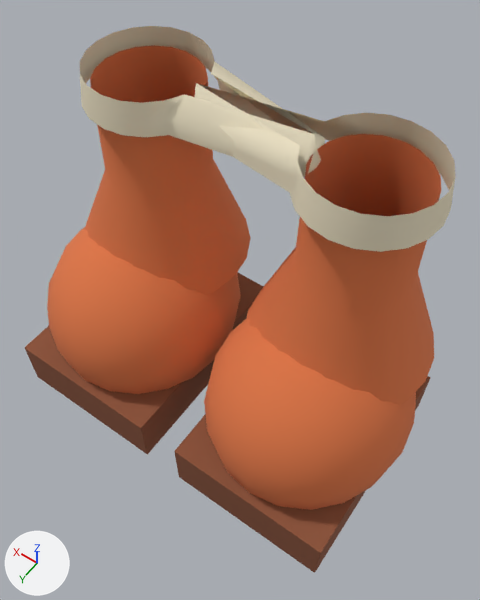
The glTF model public/assets/island/characters/wear/x2_shoes_snow_cleat.glb, before and after one commit.
One viewpoint serves both versions: a camera (50 mm lens) standing at (-0.365, 0.537, 1.012) and looking at (-0.021, 0.055, 0.255). Arrows for +X, +Y and +Z are at lower left; the lights stay in place. The first picture is the older version.

Names of what the first picture shows: 'BakedF1'.
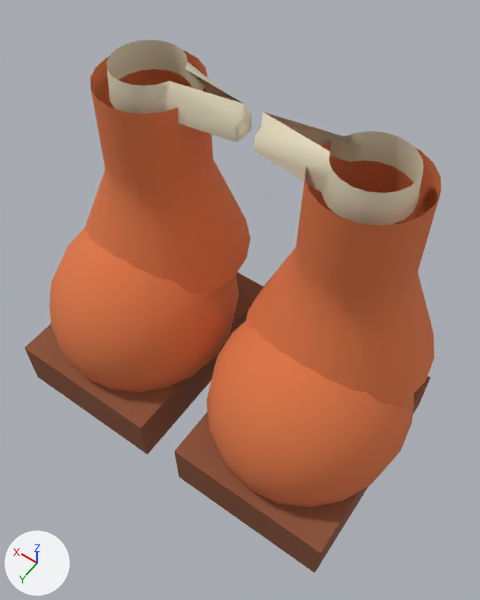
What the commit changed:
me_mesh_0 is used by ob_bakedf1; location (0.0, 0.0, 0.0).
me_mesh_0 had 652 vertices, 1128 faces and spanned x -0.313..0.313, y -0.129..0.241, z -0.015..0.543.
me_mesh_0 now has 1172 vertices, 2168 faces and spans x -0.31..0.31, y -0.129..0.241, z -0.015..0.543.
me_mesh_0 part 1: the loose piece of 60 vertices spanning x -0.25..0.09, y -0.09..0.09, z 0.497..0.543 is scaled about its middle by (0.6, 0.6, 1), then moved by (-0.032, 0.0, 0.0).
me_mesh_0 part 2: the loose piece of 60 vertices spanning x -0.09..0.25, y -0.09..0.09, z 0.497..0.543 is scaled about its middle by (0.6, 0.6, 1), then moved by (0.032, 0.0, 0.0).
me_mesh_0 part 3: 10 vertices moved from x -0.16..0.287, y -0.099..0.07, z -0.007..0.295 to x -0.16..0.287, y -0.099..0.069, z -0.007..0.295; 354 vertices removed from x -0.313..0.313, y -0.095..0.236, z -0.007..0.287; 674 vertices added at x -0.31..0.31, y -0.116..0.232, z -0.007..0.339.
me_mesh_0 part 4: 100 vertices added at x -0.236..-0.083, y -0.076..0.076, z 0.411..0.448.
me_mesh_0 part 5: 100 vertices added at x 0.083..0.236, y -0.076..0.076, z 0.411..0.448.

Boxes (x1, y1, x2, y2) around the edits, measured in the pictures (480 x 600 px; the box of a moved part takes in the faces that stretch with it):
'BakedF1', reshaped
    before: (25, 26, 455, 573)
    after: (25, 40, 441, 573)
part 1 of me_mesh_0, moved or reshaped
    before: (195, 83, 455, 252)
    after: (253, 112, 423, 226)
part 2 of me_mesh_0, moved or reshaped
    before: (80, 26, 325, 177)
    after: (107, 40, 252, 142)
part 3 of me_mesh_0, moved or reshaped
    before: (47, 227, 416, 510)
    after: (50, 159, 434, 507)
part 4 of me_mesh_0, added (brown)
    after: (294, 135, 441, 313)
part 5 of me_mesh_0, added (brown)
    after: (90, 51, 214, 204)
